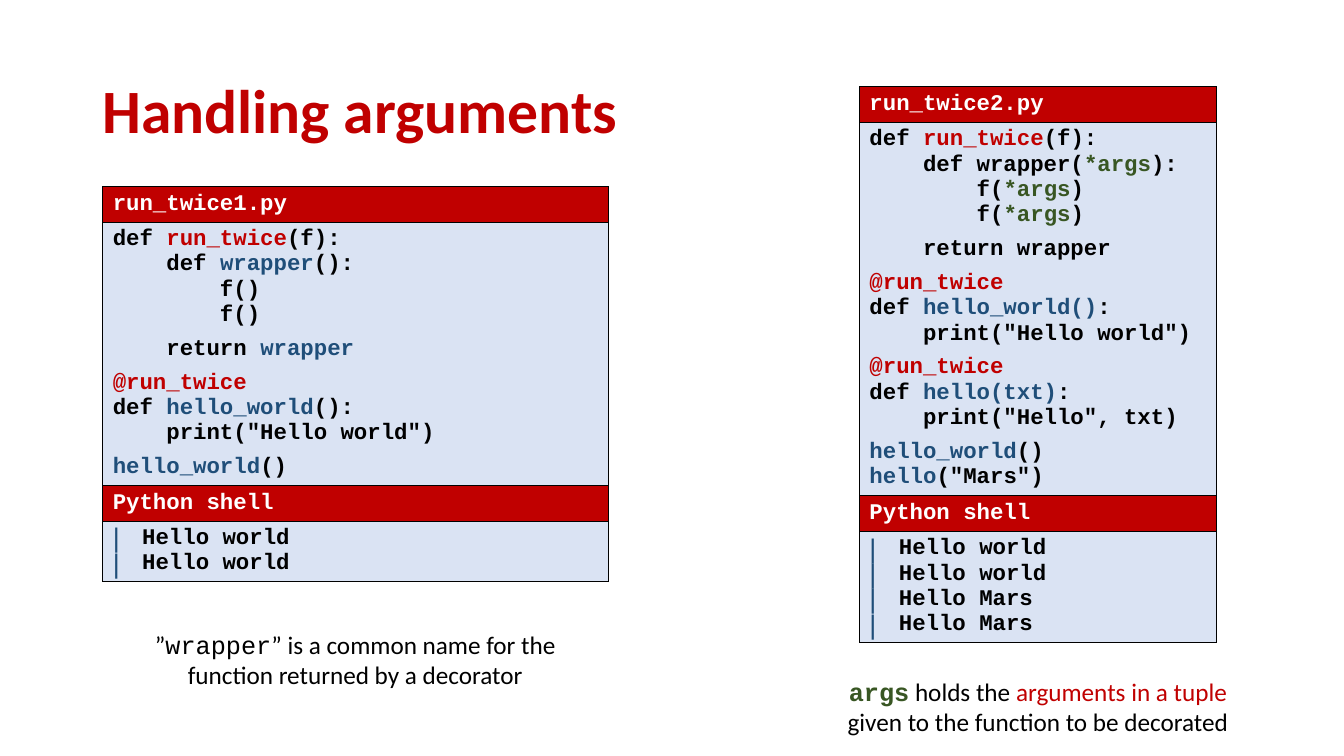
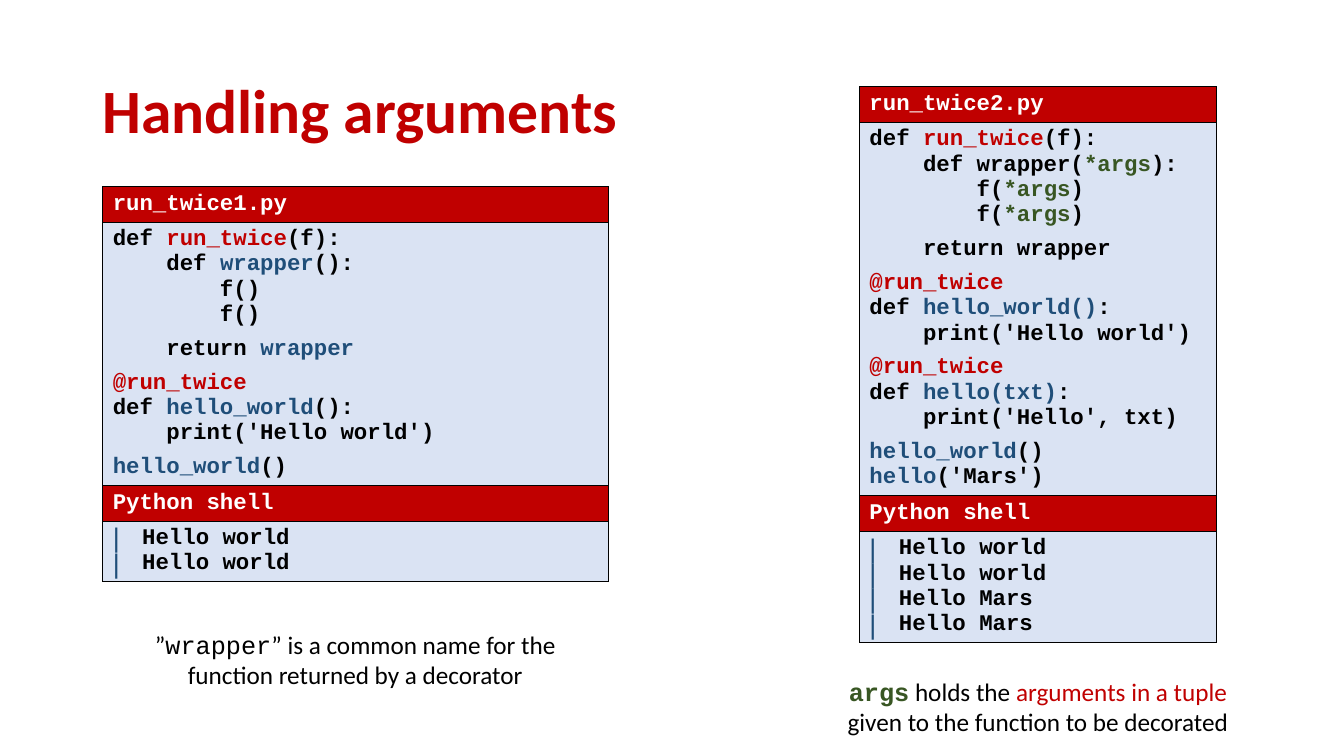
Before and after one commit to gsbrodal/gsbrodal.github.io, a slide deck: slide 9 of ipsa/slides/decorators.pptx. Drawn at 1344x756 pixels with LibreOffice and Linux fonts; fonts in the diff are those of the drawing. Boxes give left, top, right and bottom in pixels: in the first picture for what was removed or moved away, otherwise in the second. Text is boxed around its words. In the diff, an @@ line names an element or a change of style, - is before the commit and + after.

```diff
--- a/ipsa/slides/decorators.pptx
+++ b/ipsa/slides/decorators.pptx
@@ table at (860, 87, 1217, 671) @@
@@ row 2, column 1: "def run_twice(f): / def wrapper(*args): / f(*args) / f(*args) / return wrapper / @run_twice / def hello_world(): / print("Hello world") / @run_twice / def hello(txt): / print("Hello", txt) / hello_world() / hello("Mars")" to "def run_twice(f): / def wrapper(*args): / f(*args) / f(*args) / return wrapper / @run_twice / def hello_world(): / print('Hello world') / @run_twice / def hello(txt): / print('Hello', txt) / hello_world() / hello('Mars')" @@
@@ table at (103, 187, 608, 602) @@
@@ row 2, column 1: "def run_twice(f): / def wrapper(): / f() / f() / return wrapper / @run_twice / def hello_world(): / print("Hello world") / hello_world()" to "def run_twice(f): / def wrapper(): / f() / f() / return wrapper / @run_twice / def hello_world(): / print('Hello world') / hello_world()" @@
```
Also in this commit, not shown: 3 other slides changed, 12 other files.
